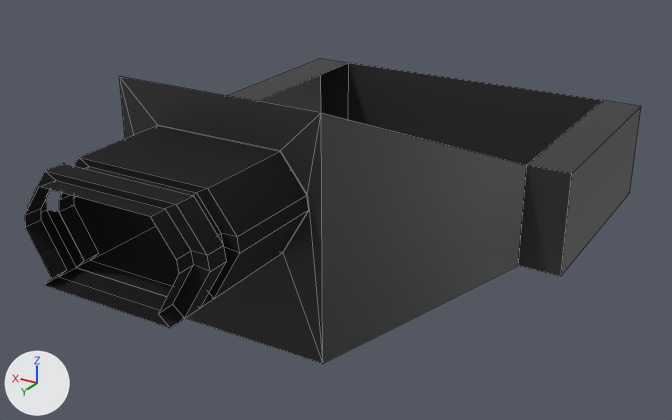
The FBX model Assets/RawrUwU/Terrain/Pieces/Cryo Room.fbx as it was, and as the next commit left it.
Rendered twice from a 50 mm camera at (-29.1, 53.4, 27.4) aimed at (-0.8, 6.2, 3.8). The axes (+X, +Y, +Z) are drawn at lower left. The lights are the same throughout. Mesh edges are drawn as thin lines. Where no turn or scale is listed for an object, it has been applied to the vertices. Vertices at the same position are counted once.

The first picture shows 'Cryo Room'.
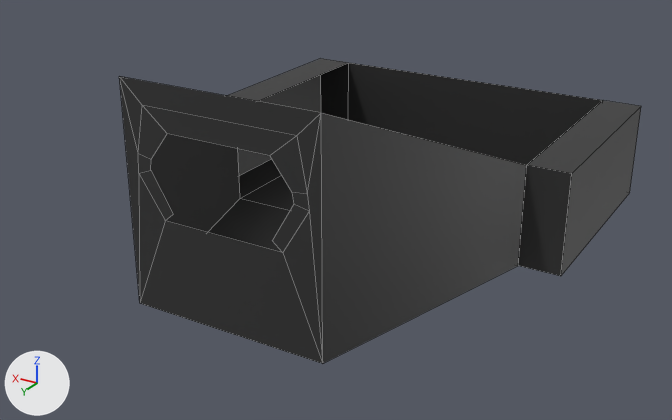
Pixel boxes [x1, y1, x2, y2] of what changed, in the pictures (672 x 420 px):
'Cryo Room', reshaped (15% narrower)
    before: [25, 59, 641, 364]
    after: [119, 59, 641, 364]
part 1 of me_cylinder_487, deleted (black)
    before: [25, 163, 227, 328]
part 2 of me_cylinder_487, cut back
    before: [59, 76, 323, 363]
    after: [119, 76, 323, 363]

The change, as a diff of the scene's bpy script:
```diff
--- a/Assets/RawrUwU/Terrain/Pieces/Cryo Room.fbx.py
+++ b/Assets/RawrUwU/Terrain/Pieces/Cryo Room.fbx.py
@@ me_cylinder_487 @@
 # used by ob_cryo_room; location = (0.0, 0.0, 0.0)
-me_cylinder_487.from_pydata(...)  # 98 vertices, 74 faces; spans x -14.1..14.1, y -16.0..26.0, z 0.0..14.1
-me_cylinder_487.materials.append(mat_black)  # black #000000
+me_cylinder_487.from_pydata(...)  # 38 vertices, 31 faces; spans x -14.1..14.1, y -16.0..17.0, z 0.0..14.1
+# me_cylinder_487 part 1: the loose piece of 36 vertices spanning x -5.7..5.7, y 23.8..26.0, z 6.0..11.7 is deleted
+# me_cylinder_487 part 2
+# 34 vertices are removed from x -5.7..5.7, y 17.0..23.8, z 6.0..11.7
+# 29 faces are deleted
+# 3 vertices move from x -4.0..5.6, y 17.0, z 9.6..11.7 to x -5.0..5.6, y 17.0, z 9.8..12.6
+# 10 vertices are added at x -5.7..5.7, y 17.0, z 6.6..11.3
+# 12 new faces join them
 me_cylinder_487.materials.append(mat_grey)
```
